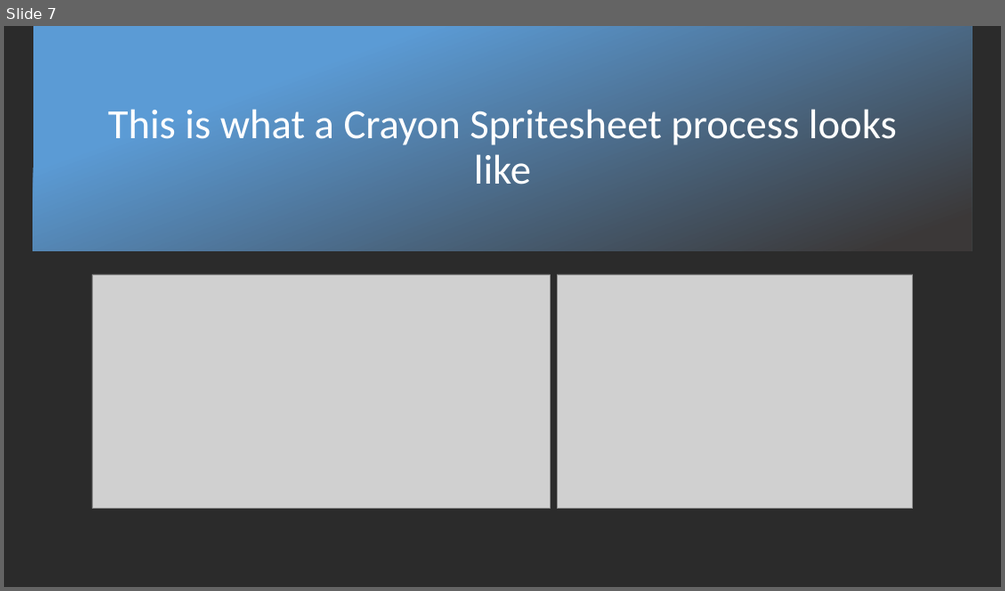
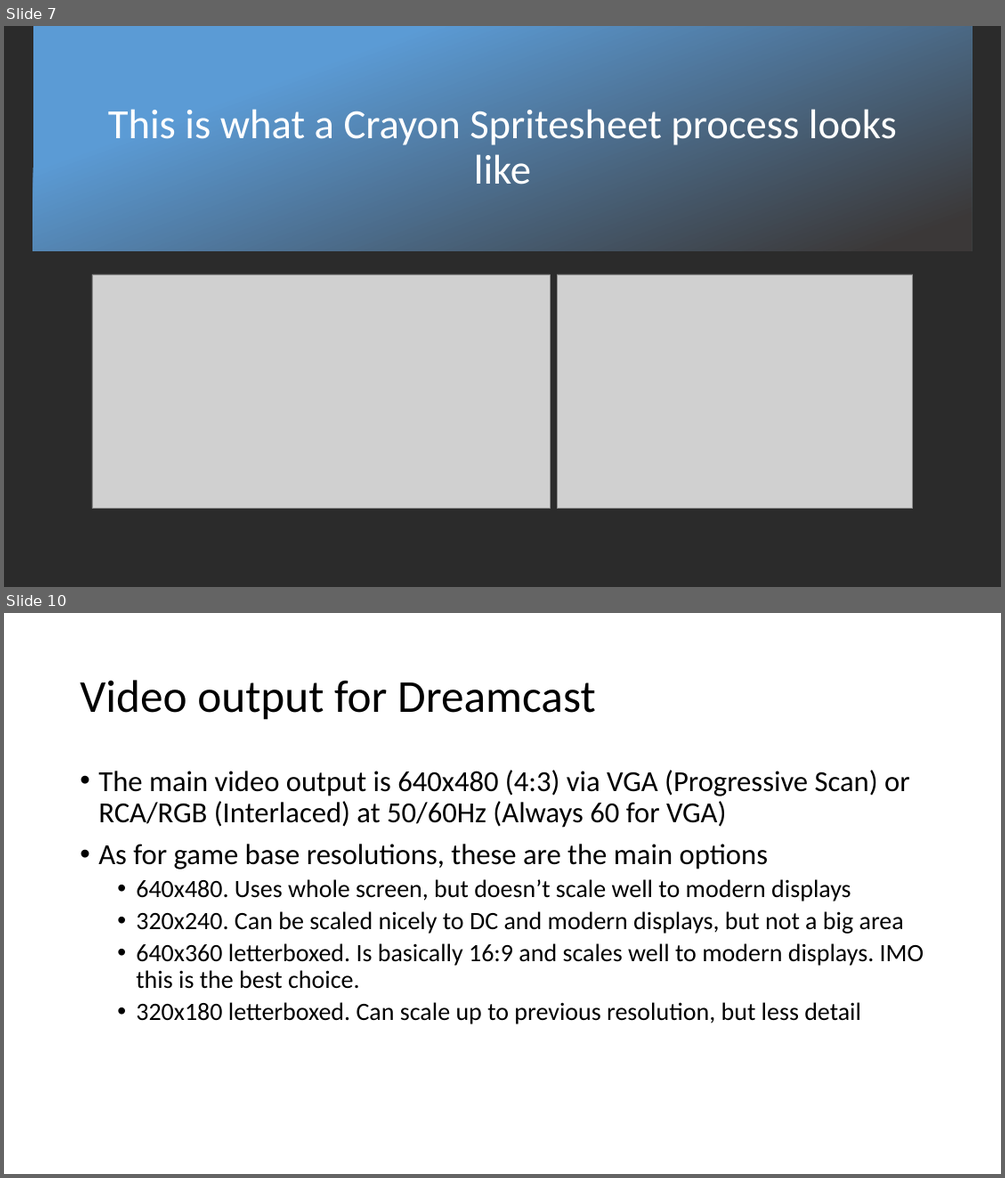
Before and after one commit to Protofall/Crayon-Game-Framework, a slide deck: Documentation/About-DC-and-Crayon.pptx. Shown one above the other, each under a label of ours: slide 7 before the commit, slides 7 and 10 after it; the slides between them are not shown. The pictures are 1005x591 and 1005x1178 pixels, drawn with LibreOffice and Linux fonts; fonts in the diff are those of the drawing; grey boxes stand for pictures; background and template pictures are left out; a plain dark background stands for a picture behind light text. Boxes give left, top, right and bottom in pixels: in the first picture for what was removed or moved away, otherwise in the second. Text is boxed around its words. In the diff, an @@ line names an element or a change of style, - is before the commit and + after.

```diff
--- a/Documentation/About-DC-and-Crayon.pptx
+++ b/Documentation/About-DC-and-Crayon.pptx
@@ slide 10 added at (4, 613, 1001, 1174), background #FFFFFF @@
@@ title added at (80, 680, 595, 720), 44 pt, text #000000 @@
+Video output for Dreamcast
@@ text added at (98, 770, 923, 1024), 24 pt, text #000000 @@
+• The main video output is 640x480 (4:3) via VGA (Progressive Scan) or RCA/RGB (Interlaced) at 50/60Hz (Always 60 for VGA)
+• As for game base resolutions, these are the main options
+  • 640x480. Uses whole screen, but doesn’t scale well to modern displays
+  • 320x240. Can be scaled nicely to DC and modern displays, but not a big area
+  • 640x360 letterboxed. Is basically 16:9 and scales well to modern displays. IMO this is the best choice.
+  • 320x180 letterboxed. Can scale up to previous resolution, but less detail
```
Also in this commit, not shown: 7 other slides added.
